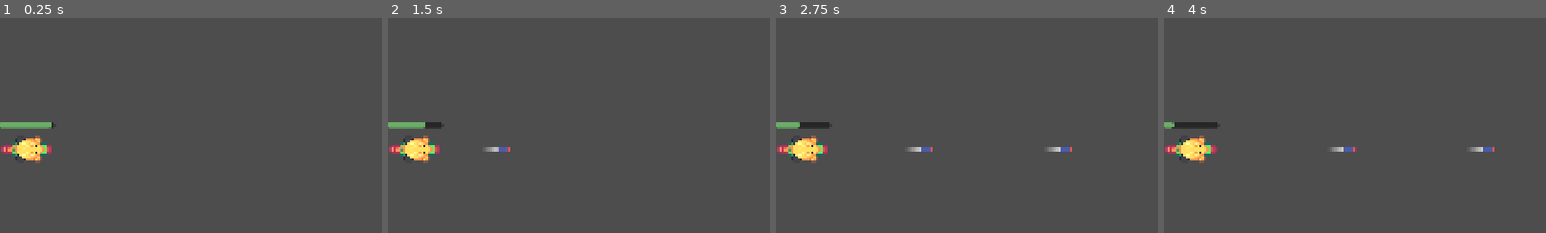
Above: before the commit, frames 1-4 (left to right).
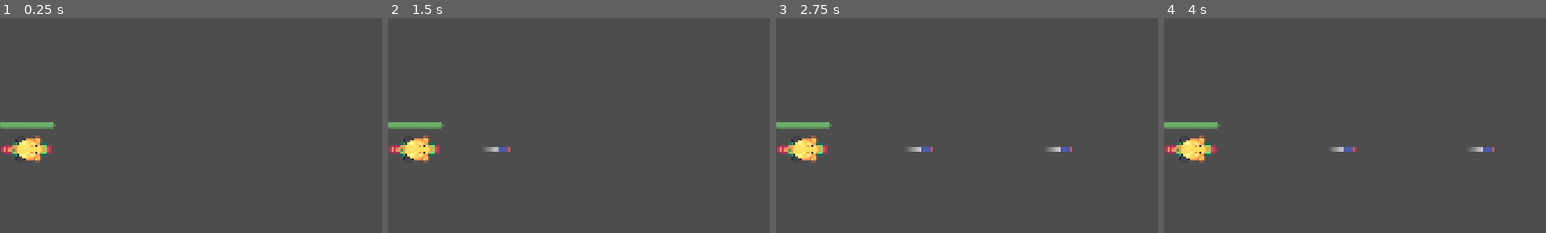
Above: after the commit, the same moments.

Repository: LanceLiang2011/M11.tower-defense_workbook
Game: Godot game, scene res://turrets/weapons/simple_cannon.tscn
Two runs of this game, one before a commit and one after it. Both use one fixed random seed, a clock stepped at 60 frames per second and the inputs below.
Inputs (mouse positions are % of the whole screen's width and height, from its top left):
- Up to frame 1 (0.25 s): no input
- Up to frame 2 (1.5 s): tap Enter at 0.5 s; move the mouse to (72, 45) at 0.52 s; tap Z at 0.6, 1.35 s; click (72, 45) at 0.67 s; tap Space at 0.77 s; move the mouse to (30, 55) at 1.27 s; click (30, 55) at 1.42 s
- Up to frame 3 (2.75 s): tap Space at 1.52 s; move the mouse to (60, 28) at 2.02 s; tap Z at 2.1 s; click (60, 28) at 2.17 s
- Up to frame 4 (4 s): move the mouse to (45, 70) at 2.77 s; tap Z at 2.85, 3.6 s; click (45, 70) at 2.92 s; tap Space at 3.02, 3.77 s; move the mouse to (80, 65) at 3.52 s; click (80, 65) at 3.67 s
The pictures show only the part of the screen within x 47-97%, y 20-70%; the shares and areas given below are measured in that part.

The runs differ from the first frame. In frame 1, less than 0.1% of the frame differs, in the area x 12-15%, y 48-52%; in frame 2, 0.1%; in frame 3, 0.3%; in frame 4, 0.4%, in the area x 2-15%, y 48-52%.

Commit message:
Remove unused Camera2D node from Mob scene

Diff:
--- a/mobs/mob.gd
+++ b/mobs/mob.gd
@@ -25,10 +25,6 @@
 	get_nodes()
 	setup_nodes()
 
-	# TODO: Remove temp testing code for die
-	var tween := create_tween()
-	tween.tween_property(self, "health", 0, 5.0)
-
 
 func get_nodes() -> void:
 	_health_bar = %HealthBar
--- a/mobs/mob.tscn
+++ b/mobs/mob.tscn
@@ -44,5 +44,3 @@
 theme_override_styles/fill = SubResource("StyleBoxFlat_fgbma")
 value = 50.0
 show_percentage = false
-
-[node name="DeleteMe" type="Camera2D" parent="."]
